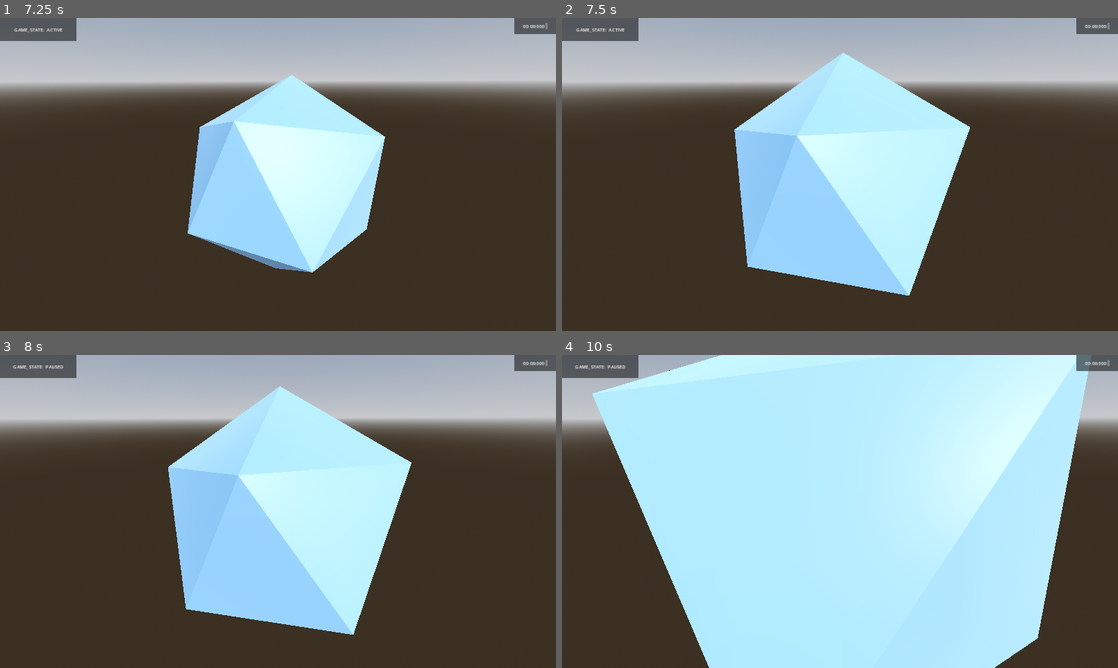
Above: before the commit, frames 1-4 (two rows, left to right).
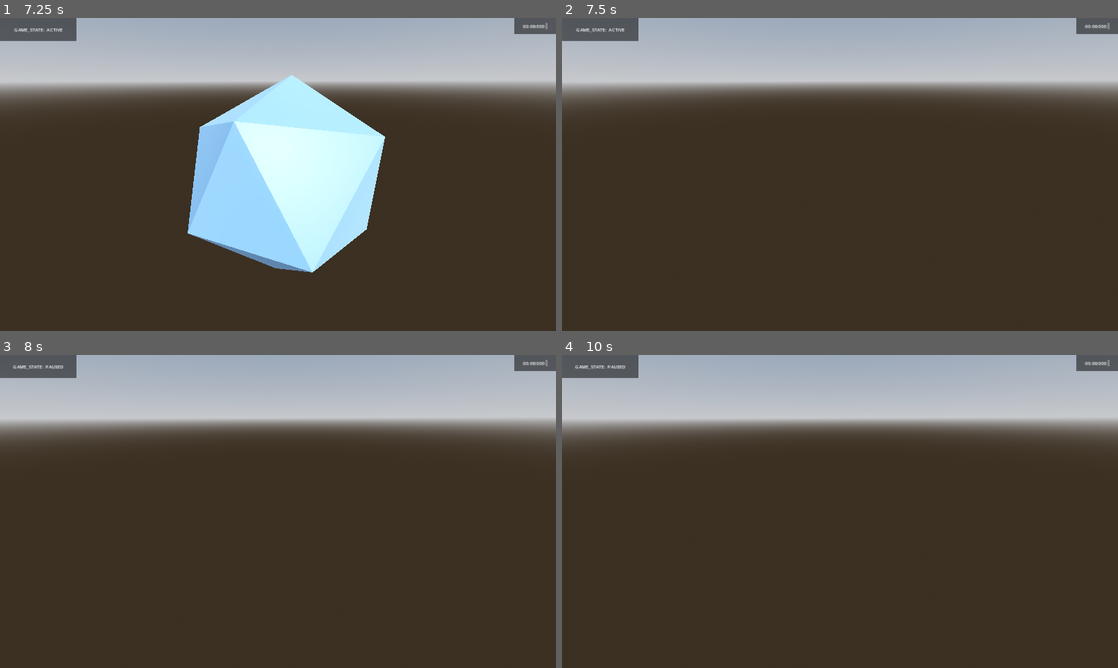
Above: after the commit, the same moments.

Repository: akorzunin/SuperIcosahedron
Game: Godot game, scene res://scenes/Main.tscn
Same seed, same stepped clock (60 frames per second), same inputs: the game is played once before the commit and once after it.
Inputs:
- Up to frame 1 (7.25 s): tap Enter (ui_accept) at 0.5, 0.77, 1.25, 1.52, 2, 3.02, 3.5, 3.77, 4.25, 4.52, 5, 6.02, 6.77 s; hold Right (ui_right) 0.53-1.28 s; hold Down (ui_down) 1.28-2.03 s; hold Right (ui_right) 2.03-2.78 s; hold Up (ui_up) 2.78-3.53 s; hold Left (ui_left) 3.53-5.03 s; hold Down (ui_down) 5.03-5.78 s; hold Right (ui_right) 5.78-6.53 s; hold Up (ui_up) from 6.53 s (still down)
- Up to frame 2 (7.5 s): release Up (ui_up) at 7.28 s; hold Right (ui_right) from 7.28 s (still down)
- Up to frame 3 (8 s): keep holding Right (ui_right); tap Enter (ui_accept) at 7.52 s
- Up to frame 4 (10 s): release Right (ui_right) at 8.03 s; hold Down (ui_down) 8.03-8.78 s; hold Left (ui_left) 8.78-9.53 s; tap Enter (ui_accept) at 9.02, 9.77 s; hold Up (ui_up) from 9.53 s (still down)

Frame 1 is identical in both runs. In frame 2, 23% of the frame differs, in the area x 31-74%, y 11-89%; in frame 3, 24%; in frame 4, 73%, in the area x 5-96%, y 0-100%.

Commit message:
feat: added collisions to destroy figures

Diff:
--- a/scenes/Main.tscn
+++ b/scenes/Main.tscn
@@ -20,7 +20,7 @@
 
 [sub_resource type="BoxShape3D" id="BoxShape3D_3udkk"]
 margin = 0.0
-size = Vector3(25, 25, 25)
+size = Vector3(11.1207, 9.28656, 3.86377)
 
 [node name="Main" type="Node3D"]
 script = ExtResource("1_pfxim")
@@ -89,9 +89,11 @@
 text = "[center]00:00:000[/center]
 "
 
-[node name="CollisionContainer" type="StaticBody3D" parent="."]
+[node name="CollisionContainer" type="Area3D" parent="."]
+transform = Transform3D(1, 0, 0, 0, 1, 0, 0, 0, 1, 0, 0, 4.36983)
 
 [node name="CollisionShape3D" type="CollisionShape3D" parent="CollisionContainer"]
+transform = Transform3D(1, 0, 0, 0, 1, 0, 0, 0, 1, -0.324239, -0.582855, 4.82459)
 shape = SubResource("BoxShape3D_3udkk")
 
 [node name="FigureSpawner" type="Marker3D" parent="."]
--- a/scenes/figures/icosahedron/Icosahedron.tscn
+++ b/scenes/figures/icosahedron/Icosahedron.tscn
@@ -12,9 +12,10 @@
 
 [node name="MeshInstance3D" type="MeshInstance3D" parent="."]
 mesh = ExtResource("2_ybagd")
+skeleton = NodePath("../../..")
 script = ExtResource("3_ni7r4")
 
-[node name="StaticBody3D" type="StaticBody3D" parent="MeshInstance3D"]
+[node name="Area3D" type="Area3D" parent="."]
 
-[node name="CollisionShape3D" type="CollisionShape3D" parent="MeshInstance3D/StaticBody3D"]
+[node name="CollisionShape3D" type="CollisionShape3D" parent="Area3D"]
 shape = SubResource("SphereShape3D_qnyg4")
--- a/scenes/figures/icosahedron/MeshIcosahedron.gd
+++ b/scenes/figures/icosahedron/MeshIcosahedron.gd
@@ -4,10 +4,12 @@
 @export var SCALE_FACTOR := 1.009
 @export var scaling_enabled = true
 @onready var signals: Signals = $"/root/Main/Signals"
+@onready var area: Area3D = $"/root/Main/CollisionContainer"
 
 # Called when the node enters the scene tree for the first time.
 func _ready() -> void:
     signals.new_game_mode.connect(_game_mode_changed)
+    area.area_entered.connect(_on_area_exit)
 
 # Called every frame. 'delta' is the elapsed time since the previous frame.
 func _process(delta: float) -> void:
@@ -20,3 +22,6 @@
         scaling_enabled = false
     else:
         scaling_enabled = true
+
+func _on_area_exit(n: Area3D):
+    queue_free()
